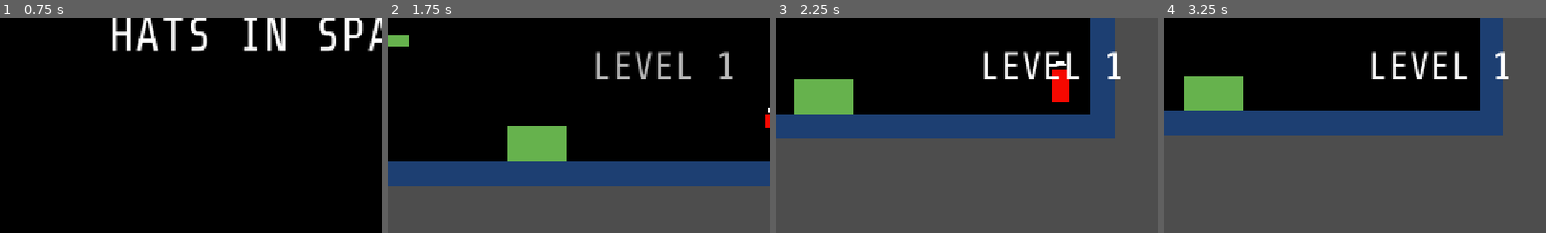
Above: before the commit, frames 1-4 (left to right).
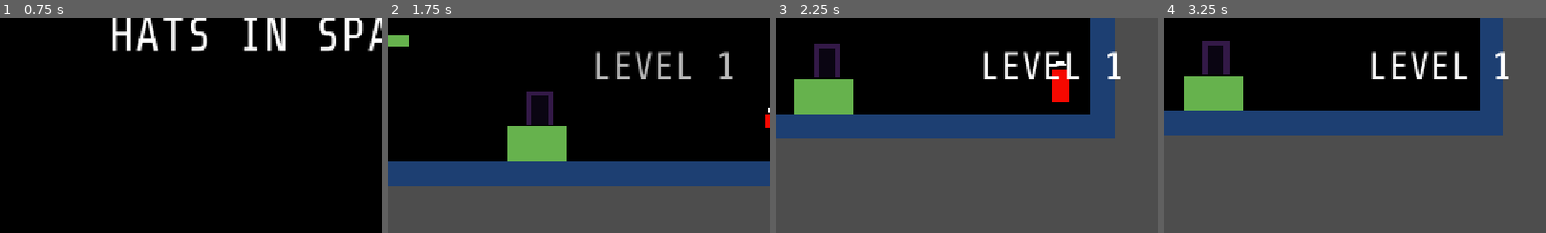
Above: after the commit, the same moments.

Repository: danngreen/fuzzy-world-2.0
Game: Godot game, scene res://scenes/main.tscn
Same seed, same stepped clock (60 frames per second), same inputs: the game is played once before the commit and once after it.
Inputs:
- Up to frame 1 (0.75 s): hold Right (move_right) from 0.53 s (still down)
- Up to frame 2 (1.75 s): keep holding Right (move_right); tap Space (jump) at 0.77, 1.52 s; tap Enter at 1.25 s
- Up to frame 3 (2.25 s): release Right (move_right) at 2.03 s; hold Left (move_left) from 2.03 s (still down)
- Up to frame 4 (3.25 s): release Left (move_left) at 2.78 s; hold Right (move_right) from 2.78 s (still down); tap Space (jump) at 3.02 s
The pictures show only the part of the screen within x 14-64%, y 36-86%; the shares and areas given below are measured in that part.

Frame 1 is identical in both runs. In frame 2, 0.5% of the frame differs, in the area x 36-44%, y 34-50%; in frame 3, 0.5%; in frame 4, 0.6%, in the area x 10-18%, y 10-27%.

Commit message:
Tunnel on level 01

Diff:
--- a/scenes/level/level_01.tscn
+++ b/scenes/level/level_01.tscn
@@ -7,6 +7,7 @@
 [ext_resource type="PackedScene" uid="uid://platform001" path="res://scenes/platform/platform.tscn" id="5_platform"]
 [ext_resource type="PackedScene" uid="uid://bl73rv4wein64" path="res://scenes/platform/moving_platform.tscn" id="6_us4u7"]
 [ext_resource type="PackedScene" uid="uid://dfb8x2m1r12" path="res://scenes/ui/guide_trigger.tscn" id="7_guide"]
+[ext_resource type="PackedScene" uid="uid://c1tunn3l01" path="res://scenes/tunnel/tunnel.tscn" id="8_je4tg"]
 
 [sub_resource type="CanvasItemMaterial" id="CanvasItemMaterial_3gack"]
 
@@ -19,6 +20,7 @@
 offset_right = 1269.0
 offset_bottom = 694.0
 color = Color(0, 0, 0, 1)
+metadata/_edit_use_anchors_ = true
 
 [node name="SpawnPoint" type="Marker2D" parent="."]
 position = Vector2(1208, 655)
@@ -153,3 +155,138 @@
 [node name="GuideTrigger2" parent="." instance=ExtResource("7_guide")]
 position = Vector2(230, 127)
 guide_id = "grow_shrink"
+
+[node name="Tunnel" parent="." node_paths=PackedStringArray("linked_tunnel") instance=ExtResource("8_je4tg")]
+position = Vector2(817, 619)
+linked_tunnel = NodePath("../layer2/Tunnel2")
+
+[node name="layer2" type="Node2D" parent="."]
+position = Vector2(2098, 0)
+
+[node name="ColorRect" type="ColorRect" parent="layer2"]
+offset_left = 38.0
+offset_top = -755.0
+offset_right = 1269.0
+offset_bottom = 694.0
+color = Color(0, 0, 0, 1)
+metadata/_edit_use_anchors_ = true
+
+[node name="Floor" parent="layer2" instance=ExtResource("5_platform")]
+position = Vector2(649.5, 700)
+platform_size = Vector2(1299, 40)
+platform_color = Color(0.113725, 0.247059, 0.447059, 1)
+
+[node name="Ceiling" parent="layer2" instance=ExtResource("5_platform")]
+position = Vector2(649.5, -773)
+platform_size = Vector2(1299, 40)
+platform_color = Color(0.113725, 0.247059, 0.447059, 1)
+
+[node name="Platform6" parent="layer2" instance=ExtResource("5_platform")]
+position = Vector2(409, 639)
+platform_size = Vector2(200, 20)
+
+[node name="Platform20" parent="layer2" instance=ExtResource("5_platform")]
+position = Vector2(812, 650)
+platform_size = Vector2(100, 60)
+
+[node name="Platform21" parent="layer2" instance=ExtResource("5_platform")]
+position = Vector2(60, 650)
+platform_size = Vector2(40, 60)
+
+[node name="Platform1" parent="layer2" instance=ExtResource("5_platform")]
+position = Vector2(198, 550)
+platform_size = Vector2(200, 20)
+
+[node name="Platform5" parent="layer2" instance=ExtResource("5_platform")]
+position = Vector2(266, 156)
+
+[node name="Platform22" parent="layer2" instance=ExtResource("5_platform")]
+position = Vector2(196, 116)
+platform_size = Vector2(20, 60)
+
+[node name="Platform7" parent="layer2" instance=ExtResource("5_platform")]
+position = Vector2(434, 216)
+
+[node name="Platform2" parent="layer2" instance=ExtResource("5_platform")]
+position = Vector2(518, 479)
+
+[node name="Platform8" parent="layer2" instance=ExtResource("5_platform")]
+position = Vector2(121, 81)
+platform_size = Vector2(170, 20)
+
+[node name="Platform9" parent="layer2" instance=ExtResource("5_platform")]
+position = Vector2(269, 34)
+platform_size = Vector2(300, 20)
+
+[node name="Platform10" parent="layer2" instance=ExtResource("5_platform")]
+position = Vector2(453, -48)
+
+[node name="Platform11" parent="layer2" instance=ExtResource("5_platform")]
+position = Vector2(619, -128)
+
+[node name="Platform12" parent="layer2" instance=ExtResource("5_platform")]
+position = Vector2(769, -201)
+
+[node name="Platform13" parent="layer2" instance=ExtResource("5_platform")]
+position = Vector2(934, -276)
+
+[node name="Platform14" parent="layer2" instance=ExtResource("5_platform")]
+position = Vector2(1095, -342)
+
+[node name="Platform15" parent="layer2" instance=ExtResource("5_platform")]
+position = Vector2(945, -414)
+
+[node name="Platform16" parent="layer2" instance=ExtResource("5_platform")]
+position = Vector2(788, -478)
+
+[node name="Platform17" parent="layer2" instance=ExtResource("5_platform")]
+position = Vector2(625, -531)
+
+[node name="Platform18" parent="layer2" instance=ExtResource("5_platform")]
+position = Vector2(406, -471)
+platform_size = Vector2(400, 20)
+
+[node name="Platform19" parent="layer2" instance=ExtResource("5_platform")]
+position = Vector2(239, -641)
+
+[node name="Platform4" parent="layer2" instance=ExtResource("5_platform")]
+position = Vector2(504, 305)
+platform_size = Vector2(240, 20)
+
+[node name="Platform3" parent="layer2" instance=ExtResource("5_platform")]
+position = Vector2(734, 403)
+platform_size = Vector2(240, 20)
+
+[node name="WallLeft" parent="layer2" instance=ExtResource("5_platform")]
+position = Vector2(20, -36)
+platform_size = Vector2(40, 1512)
+platform_color = Color(0.113725, 0.247059, 0.447059, 1)
+
+[node name="WallRight" parent="layer2" instance=ExtResource("5_platform")]
+position = Vector2(1279, -36)
+platform_size = Vector2(40, 1512)
+platform_color = Color(0.113725, 0.247059, 0.447059, 1)
+
+[node name="PatrolEnemy1" parent="layer2" instance=ExtResource("1_patrol")]
+position = Vector2(361, 396)
+
+[node name="PatrolEnemy2" parent="layer2" instance=ExtResource("1_patrol")]
+position = Vector2(744, 281)
+
+[node name="ChaseEnemy1" parent="layer2" instance=ExtResource("2_chase")]
+position = Vector2(505, 337)
+detection_radius = 130.0
+
+[node name="Portal" parent="layer2" instance=ExtResource("3_portal")]
+position = Vector2(177, -675)
+next_level = ExtResource("4_level02")
+
+[node name="MovingPlatform" parent="layer2" instance=ExtResource("6_us4u7")]
+position = Vector2(427, -584)
+move_offset = Vector2(400, 0)
+move_speed = 600.0
+move_mode = 1
+
+[node name="Tunnel2" parent="layer2" node_paths=PackedStringArray("linked_tunnel") instance=ExtResource("8_je4tg")]
+position = Vector2(817, 469)
+linked_tunnel = NodePath("../../Tunnel")
Not shown: 1 places in scenes/level/level_01.tscn that only renumber resources
